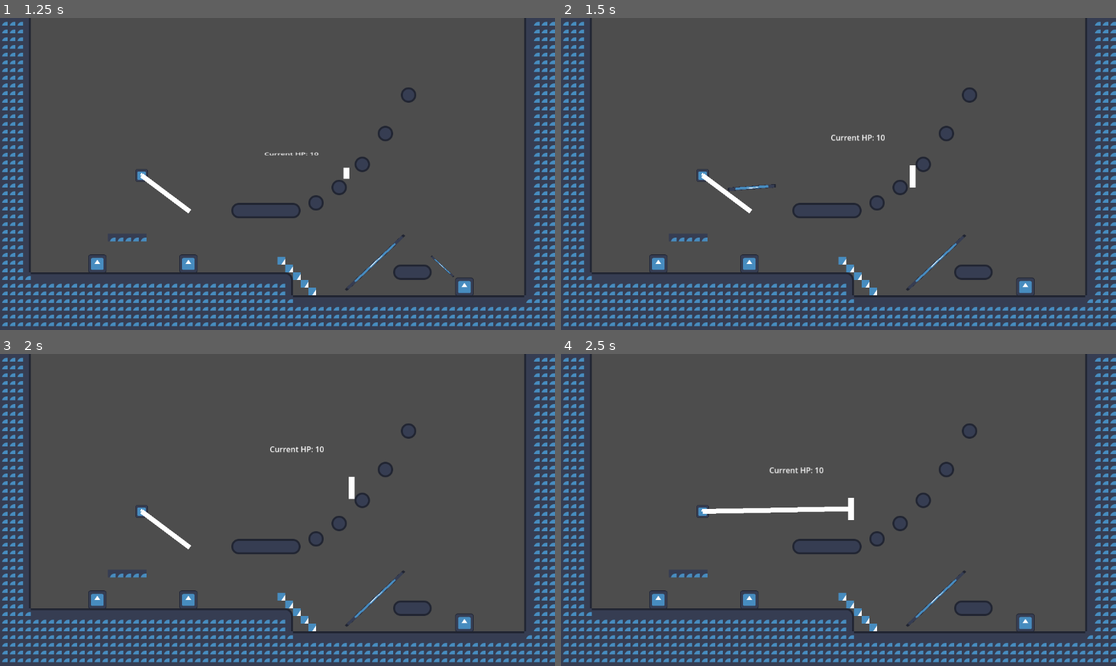
Above: before the commit, frames 1-4 (two rows, left to right).
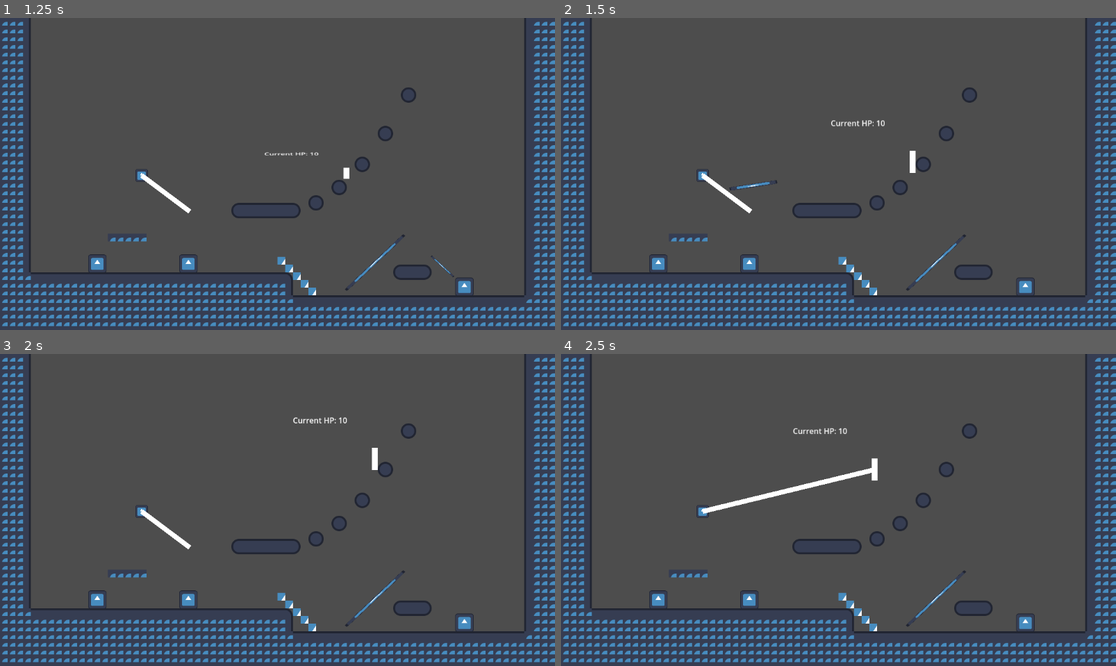
Above: after the commit, the same moments.

Repository: LiamQuinlan-Carleton/COMP1501FINAL
Game: Godot game, scene res://Main.tscn
The game is run twice, just before and just after one commit, with the same random seed, the same clock (stepped at 60 frames per second) and the same inputs. The engine's default icon, where the game draws it, is replaced by a stand-in: a white triangle on a blue panel in a dark square.
Inputs (mouse positions are in pixels of both pictures, inside the frame that each line leads up to):
- Up to frame 1 (1.25 s): move the mouse to (399, 158) at 0.52 s; hold D (Right) from 0.53 s (still down); hold C (crouch) from 0.53 s (still down); tap Space (Jump) at 0.77 s
- Up to frame 2 (1.5 s): keep holding D (Right); move the mouse to (727, 189) at 1.27 s; release C (crouch) at 1.28 s; click (727, 189) at 1.35 s
- Up to frame 3 (2 s): keep holding D (Right); tap Space (Jump) at 1.52 s; tap C (crouch) at 1.55 s
- Up to frame 4 (2.5 s): move the mouse to (894, 441) at 2.02 s; release D (Right) at 2.03 s; hold A (Left) from 2.03 s (still down); hold Right mouse button (Right Click) from 2.03 s (still down); tap C (crouch) at 2.3 s

Frame 1 is identical in both runs. In frame 2, 0.4% of the frame differs, in the area x 30-64%, y 32-56%; in frame 3, 0.3%; in frame 4, 1.3%, in the area x 25-58%, y 23-54%.

Commit message:
Fixed Player Crouching getting stuck in floor

Diff:
--- a/player.gd
+++ b/player.gd
@@ -100,6 +100,7 @@
 		floor_max_angle = 0
 	if Input.is_action_just_released("crouch"):
 		scale.y = 1
+		position.y -= 30
 		floor_stop_on_slope = true
 		floor_max_angle = 45
 	#Run control
